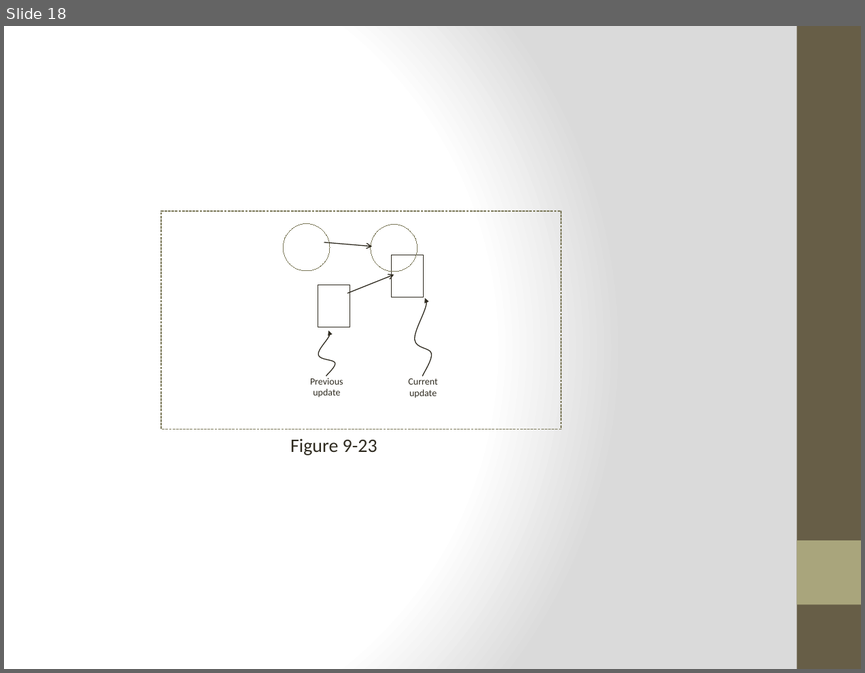
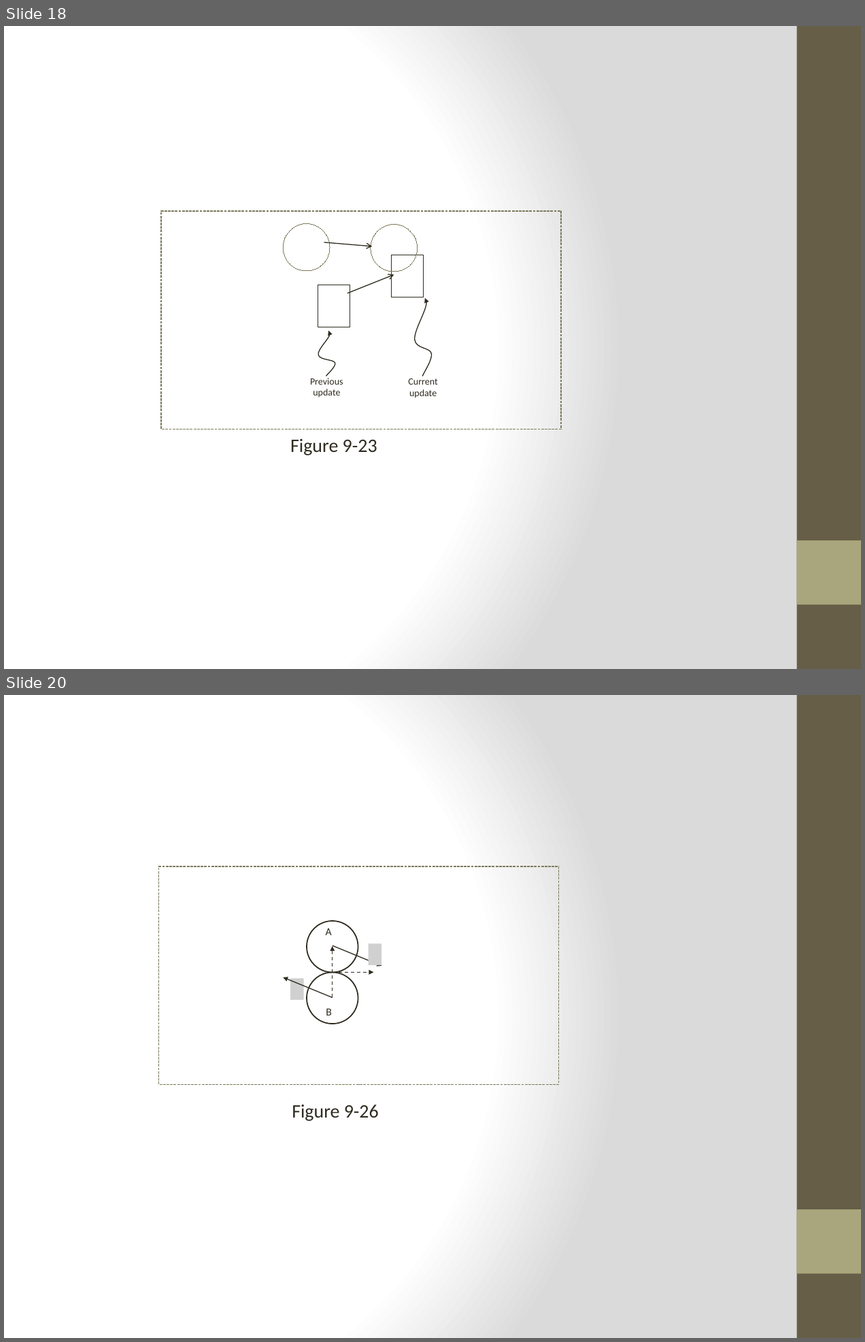
Before and after one commit to HTML5GameEngineGroup/GTCS-GameEngine2, a slide deck: Word/Diagrams/chapter9/chap 9.figures.pptx. Shown one above the other, each under a label of ours: slide 18 before the commit, slides 18 and 20 after it; the slides between them are not shown. The pictures are 865x673 and 865x1342 pixels, drawn with LibreOffice and Linux fonts; fonts in the diff are those of the drawing; grey boxes stand for pictures; background and template pictures are left out. Boxes give left, top, right and bottom in pixels: in the first picture for what was removed or moved away, otherwise in the second. Text is boxed around its words. In the diff, an @@ line names an element or a change of style, - is before the commit and + after.

```diff
--- a/Word/Diagrams/chapter9/chap 9.figures.pptx
+++ b/Word/Diagrams/chapter9/chap 9.figures.pptx
@@ slide 20 added at <box>4,695,861,1338</box>, background gradient #FFFFFF to #DADADA; not listed: 2 template elements that a slide beside it also shows @@
@@ rectangle added at <box>159,866,559,1084</box>, outline #7D7A5C 0.75 pt dashed @@
@@ ellipse added at <box>307,920,358,972</box>, outline #2F2B20 1 pt @@
@@ text added at <box>326,928,332,935</box>, 9 pt, text #2F2B20 @@
+A
@@ arrow added from (332, 998) to (332, 946), #2F2B20 0.75 pt dashed @@
@@ arrow added from (332, 945) to (382, 966), #2F2B20 0.75 pt @@
@@ picture added at <box>368,943,382,965</box> @@
@@ arrow added from (332, 998) to (283, 977), #2F2B20 0.75 pt @@
@@ picture added at <box>290,978,304,999</box> @@
@@ ellipse added at <box>307,972,358,1023</box>, outline #2F2B20 1 pt @@
@@ arrow added from (332, 972) to (373, 972), #2F2B20 0.75 pt dashed @@
@@ text added at <box>326,1008,332,1015</box>, 9 pt, text #2F2B20 @@
+B
@@ text added at <box>292,1104,379,1121</box>, 16 pt, text #2F2B20 @@
+Figure 9-26
```
Also in this commit, not shown: 1 other slide added, 27 other files.
